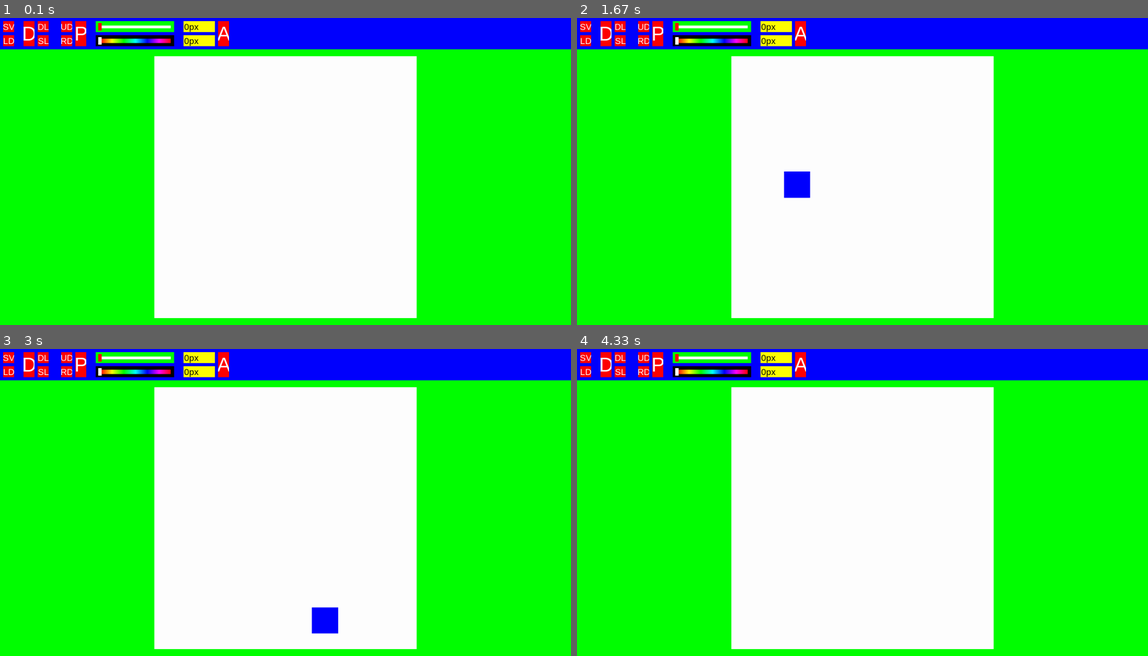
Above: before the commit, frames 1-4 (two rows, left to right).
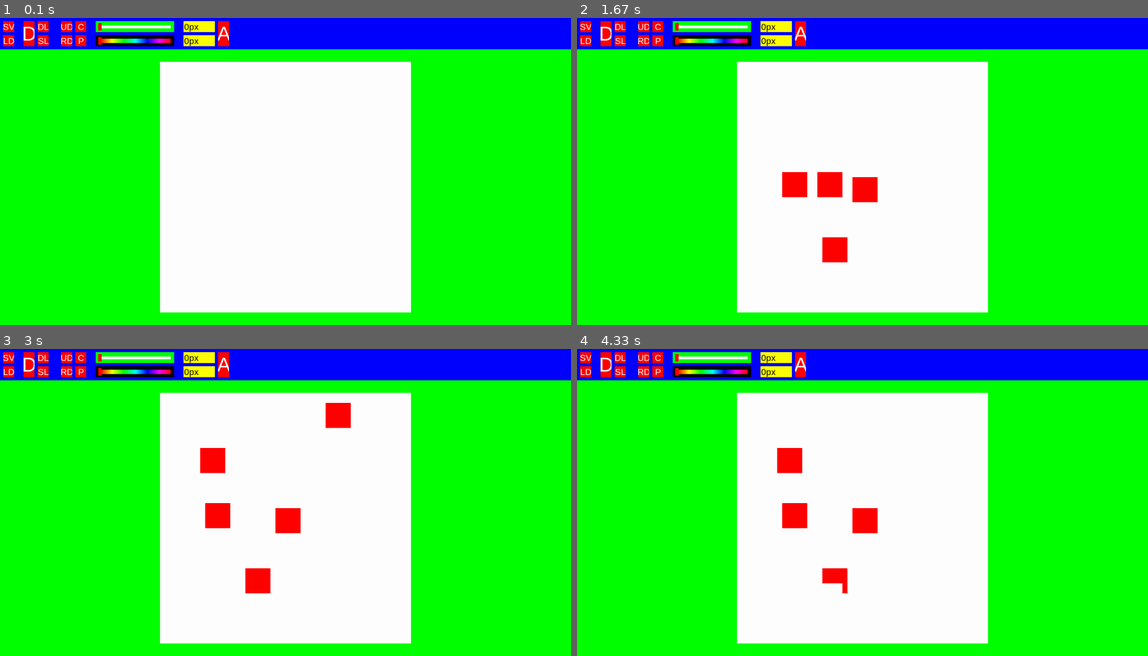
Above: after the commit, the same moments.

Repository: SimonXVB/Pixit
Game: pygame game, started from main.py
Same seed, same stepped clock (60 frames per second), same inputs: the game is played once before the commit and once after it.
Inputs (mouse positions are in pixels of both pictures, inside the frame that each line leads up to):
- Up to frame 1 (0.1 s): no input
- Up to frame 2 (1.67 s): press the mouse at (862, 192) at 0.37 s; move the mouse to (793, 183) at 0.47 s; release the mouse at (725, 174) at 0.6 s; press the mouse at (776, 39) at 0.7 s; move the mouse to (719, 100) at 0.8 s; release the mouse at (656, 162) at 0.93 s; click (833, 251) at 1.05 s; right-click (828, 186) at 1.38 s
- Up to frame 3 (3 s): click (216, 459) at 1.72 s; press the mouse at (39, 358) at 2.03 s; move the mouse to (182, 487) at 2.13 s; release the mouse at (325, 619) at 2.27 s; click (319, 395) at 2.38 s; click (336, 413) at 2.72 s
- Up to frame 4 (4.33 s): click (885, 545) at 3.05 s; click (828, 597) at 3.38 s; press the mouse at (616, 370) at 3.7 s; move the mouse to (759, 395) at 3.8 s; release the mouse at (896, 419) at 3.93 s; click (662, 388) at 4.05 s

The runs differ from the first frame. In frame 1, 3.8% of the frame differs, in the area x 13-73%, y 1-98%; in frame 2, 5.4%; in frame 3, 6.1%; in frame 4, 5.2%.

Commit message:
initial codebase logic cleanup

Diff:
--- a/Canvas/Classes/draw.py
+++ b/Canvas/Classes/draw.py
@@ -9,9 +9,9 @@
     def __init__(self, canvas: "canvas.Canvas") -> None:
         self.canvas = canvas
 
-    def get_pixel_coords(self, event) -> dict[str, int] | None:
-        GRID_X = floor((event.pos[0] - self.canvas.offset_x) / self.canvas.scale)
-        GRID_Y = floor((event.pos[1] - self.canvas.offset_y - 100) / self.canvas.scale)
+    def get_pixel_coords(self) -> dict[str, int] | None:
+        GRID_X = floor((pygame.mouse.get_pos()[0] - self.canvas.offset_x) / self.canvas.scale)
+        GRID_Y = floor((pygame.mouse.get_pos()[1] - self.canvas.offset_y - self.canvas.toolbar_height) / self.canvas.scale)
 
         if GRID_X < 0 or GRID_X > self.canvas.canvas_width: return
         if GRID_Y < 0 or GRID_Y > self.canvas.canvas_height: return
@@ -46,16 +46,16 @@
             "height": height
         }
 
-    def cursor(self, event):
-        coords = self.get_pixel_coords(event)
+    def cursor(self):
+        coords = self.get_pixel_coords()
 
         if coords:
             self.canvas.temp_surface.fill((0, 0, 0, 0))
-            pygame.draw.rect(self.canvas.temp_surface, "blue", (coords["start_x"], coords["start_y"], coords["width"], coords["height"]))
+            pygame.draw.rect(self.canvas.temp_surface, self.canvas.color, (coords["start_x"], coords["start_y"], coords["width"], coords["height"]))
             self.canvas.render_canvas()
 
-    def draw(self, event):
-        coords = self.get_pixel_coords(event)
+    def draw(self):
+        coords = self.get_pixel_coords()
 
         if coords:
             self.canvas.undo_redo.set_snapshot_rect(coords["start_x"], coords["start_y"], coords["end_x"], coords["end_y"])
@@ -63,8 +63,8 @@
             pygame.draw.rect(self.canvas.canvas_surface, self.canvas.color, (coords["start_x"], coords["start_y"], coords["width"], coords["height"]))
             self.canvas.render_canvas()
 
-    def delete(self, event):
-        coords = self.get_pixel_coords(event)
+    def delete(self):
+        coords = self.get_pixel_coords()
 
         if coords:
             self.canvas.undo_redo.set_snapshot_rect(coords["start_x"], coords["start_y"], coords["end_x"], coords["end_y"])
--- a/Canvas/Classes/pasteBox.py
+++ b/Canvas/Classes/pasteBox.py
@@ -43,41 +43,51 @@
 
         pygame.draw.rect(self.canvas.top_layer, "red", (canvas_x, canvas_y, self.canvas_copied_area.get_width(), self.canvas_copied_area.get_height()), 1)
 
-        self.top_left_node = pygame.draw.rect(self.canvas.top_layer, "red", (canvas_x,
-                                                                             canvas_y,
+        offset = (self.canvas.scale / 3) / 2
+
+        self.top_left_node = pygame.draw.rect(self.canvas.top_layer, "red", (canvas_x - offset,
+                                                                             canvas_y - offset,
                                                                              self.canvas.scale / 3,
                                                                              self.canvas.scale / 3))
 
-        self.bottom_left_node = pygame.draw.rect(self.canvas.top_layer, "red", (canvas_x,
-                                                                                (canvas_y + self.canvas_copied_area.get_height()) - (self.canvas.scale / 3),
+        self.bottom_left_node = pygame.draw.rect(self.canvas.top_layer, "red", (canvas_x - offset,
+                                                                                (canvas_y + self.canvas_copied_area.get_height()) - offset,
                                                                                 self.canvas.scale / 3,
                                                                                 self.canvas.scale / 3))
 
-        self.top_right_node = pygame.draw.rect(self.canvas.top_layer, "red", ((canvas_x + self.canvas_copied_area.get_width()) - (self.canvas.scale / 3),
-                                                                              canvas_y,
+        self.top_right_node = pygame.draw.rect(self.canvas.top_layer, "red", ((canvas_x + self.canvas_copied_area.get_width()) - offset,
+                                                                              canvas_y - offset,
                                                                               self.canvas.scale / 3,
                                                                               self.canvas.scale / 3))
 
-        self.bottom_right_node = pygame.draw.rect(self.canvas.top_layer, "red", ((canvas_x + self.canvas_copied_area.get_width()) - (self.canvas.scale / 3),
-                                                                                 (canvas_y + self.canvas_copied_area.get_height()) - (self.canvas.scale / 3),
+        self.bottom_right_node = pygame.draw.rect(self.canvas.top_layer, "red", ((canvas_x + self.canvas_copied_area.get_width()) - offset,
+                                                                                 (canvas_y + self.canvas_copied_area.get_height()) - offset,
                                                                                  self.canvas.scale / 3,
                                                                                  self.canvas.scale / 3))
 
     def collision(self):
+        assert self.top_left_node
+        assert self.bottom_left_node
+        assert self.top_right_node
+        assert self.bottom_right_node
+
         canvas_x = (self.grid_x * self.canvas.scale) + self.canvas.offset_x
-        canvas_y = (self.grid_y * self.canvas.scale) + self.canvas.offset_y
+        canvas_y = (self.grid_y * self.canvas.scale) + (self.canvas.offset_y + self.canvas.toolbar_height)
         canvas_copied_area_rect = self.canvas_copied_area.get_rect(topleft = (canvas_x, canvas_y))
 
-        if self.top_left_node and self.top_left_node.collidepoint(pygame.mouse.get_pos()):
+        pos_x = pygame.mouse.get_pos()[0]
+        pos_y = pygame.mouse.get_pos()[1] - self.canvas.toolbar_height
+
+        if self.top_left_node.collidepoint((pos_x, pos_y)):
             self.selected_node = "top_left"
             return "node"
-        elif self.bottom_left_node and self.bottom_left_node.collidepoint(pygame.mouse.get_pos()):
+        elif self.bottom_left_node.collidepoint((pos_x, pos_y)):
             self.selected_node = "bottom_left"
             return "node"
-        elif self.top_right_node and self.top_right_node.collidepoint(pygame.mouse.get_pos()):
+        elif self.top_right_node.collidepoint((pos_x, pos_y)):
             self.selected_node = "top_right"
             return "node"
-        elif self.bottom_right_node and self.bottom_right_node.collidepoint(pygame.mouse.get_pos()):
+        elif self.bottom_right_node.collidepoint((pos_x, pos_y)):
             self.selected_node = "bottom_right"
             return "node"
         elif canvas_copied_area_rect.collidepoint(pygame.mouse.get_pos()):
@@ -91,7 +101,7 @@
 
     def scale(self):
         gx = (pygame.mouse.get_pos()[0] - self.canvas.offset_x) / self.canvas.scale
-        gy = (pygame.mouse.get_pos()[1] - self.canvas.offset_y) / self.canvas.scale
+        gy = (pygame.mouse.get_pos()[1] - self.canvas.offset_y - self.canvas.toolbar_height) / self.canvas.scale
 
         new_size_x = 0
         new_size_y = 0
@@ -129,7 +139,7 @@
 
     def move(self):
         gx = floor((pygame.mouse.get_pos()[0] - self.canvas.offset_x) / self.canvas.scale) - floor(self.scaled_copied_area.get_width() / 2)
-        gy = floor((pygame.mouse.get_pos()[1] - self.canvas.offset_y) / self.canvas.scale) - floor(self.scaled_copied_area.get_height() / 2)
+        gy = floor((pygame.mouse.get_pos()[1] - self.canvas.offset_y - self.canvas.toolbar_height) / self.canvas.scale) - floor(self.scaled_copied_area.get_height() / 2)
 
         self.grid_x = gx
         self.grid_y = gy
@@ -141,6 +151,8 @@
         self.is_moving = False
 
     def commit_paste(self):
+        assert self.canvas.canvas_surface
+
         self.canvas.canvas_surface.blit(self.scaled_copied_area, (self.grid_x, self.grid_y))
 
         self.canvas.undo_redo.create_snapshot({"left": self.grid_x,
--- a/Canvas/Classes/select.py
+++ b/Canvas/Classes/select.py
@@ -10,20 +10,14 @@
     def __init__(self, canvas: "canvas.Canvas") -> None:
         self.canvas = canvas
 
-        self.start_x = None
-        self.start_y = None
+        self.start_x = 0
+        self.start_y = 0
 
     def select(self):
-        if not self.start_x or not self.start_y:
-            self.clear_select()
-
-            self.start_x = pygame.mouse.get_pos()[0]
-            self.start_y = pygame.mouse.get_pos()[1]
-
         left = floor((self.start_x - self.canvas.offset_x) / self.canvas.scale)
-        top = floor((self.start_y - self.canvas.offset_y) / self.canvas.scale)
+        top = floor((self.start_y - self.canvas.offset_y - self.canvas.toolbar_height) / self.canvas.scale)
         right = ceil((pygame.mouse.get_pos()[0] - self.canvas.offset_x) / self.canvas.scale)
-        bottom = ceil((pygame.mouse.get_pos()[1] - self.canvas.offset_y) / self.canvas.scale)
+        bottom = ceil((pygame.mouse.get_pos()[1] - self.canvas.offset_y - self.canvas.toolbar_height) / self.canvas.scale)
 
         if right < left:
             left, right = right, left
@@ -56,11 +50,14 @@
         pygame.draw.rect(self.canvas.temp_surface, (0, 98, 255, 85), (left, top, width, height))
         self.canvas.render_canvas()
 
+    def begin_select(self):
+        self.clear_select()
+
+        self.start_x = pygame.mouse.get_pos()[0]
+        self.start_y = pygame.mouse.get_pos()[1]
+
     def clear_select(self):
-        self.start_x = None
-        self.start_y = None
         self.canvas.select_coords = {}
-
         self.canvas.temp_surface.fill((0, 0, 0, 0))
         self.canvas.render_canvas()
 
--- a/Canvas/Classes/zoomPan.py
+++ b/Canvas/Classes/zoomPan.py
@@ -51,14 +51,17 @@
 
     def zoom(self, event):
         PREV_SCALE = self.canvas.scale
-        SCALE_INTERVAL = self.canvas.baseline_scale * 0.05
+        SCALE_INTERVAL = floor(self.canvas.baseline_scale * 0.05) if floor(self.canvas.baseline_scale * 0.05) > 1 else 1
+
+        print(self.canvas.scale)
 
         if event.y == 1 and self.canvas.scale <= self.canvas.baseline_scale * 10:
-            self.canvas.scale = self.canvas.scale + SCALE_INTERVAL
-        elif event.y == -1 and self.canvas.scale > self.canvas.baseline_scale * 0.1:
-            self.canvas.scale = self.canvas.scale - SCALE_INTERVAL
+            self.canvas.scale += SCALE_INTERVAL
+        elif event.y == -1 and self.canvas.scale > 1:
+            self.canvas.scale -= SCALE_INTERVAL
         else:
             return
+
 
         x = floor(pygame.mouse.get_pos()[0] - (pygame.mouse.get_pos()[0] - self.canvas.offset_x) * (self.canvas.scale / PREV_SCALE))
         y = floor(pygame.mouse.get_pos()[1] - (pygame.mouse.get_pos()[1] - self.canvas.offset_y) * (self.canvas.scale / PREV_SCALE))
@@ -71,8 +74,8 @@
         self.start_y = pygame.mouse.get_pos()[1]
 
     def pan(self):
-        x = self.canvas.offset_x + (pygame.mouse.get_pos()[0] - self.start_x)
-        y = self.canvas.offset_y + (pygame.mouse.get_pos()[1] - self.start_y)
+        x = floor(self.canvas.offset_x + (pygame.mouse.get_pos()[0] - self.start_x))
+        y = floor(self.canvas.offset_y + (pygame.mouse.get_pos()[1] - self.start_y))
 
         self.start_x = pygame.mouse.get_pos()[0]
         self.start_y = pygame.mouse.get_pos()[1]
--- a/Canvas/canvas.py
+++ b/Canvas/canvas.py
@@ -25,7 +25,7 @@
     def __init__(self, main: "Main") -> None:
         self.main = main
 
-        self.color: pygame.Color = pygame.Color(255, 255, 255, 255)
+        self.color: pygame.Color = pygame.Color((255, 0, 0, 255))
         self.bg_color = "#ffffff"
         self.pixel_size: int = 5
         self.canvas_width: int = 50
@@ -41,7 +41,7 @@
         self.top_layer = pygame.Surface(self.base_layer.get_size(), flags=pygame.SRCALPHA)
         self.top_layer.fill((0, 0, 0, 0))
 
-        self.scale = (self.base_layer.get_height() / self.canvas_height) * 0.95
+        self.scale = floor((self.base_layer.get_height() / self.canvas_height) * 0.95) if floor((self.base_layer.get_height() / self.canvas_height) * 0.95) > 1 else 1
         self.baseline_scale = self.scale
 
         self.offset_x = (self.base_layer.get_width() / 2) - ((self.canvas_width * self.scale) / 2)
@@ -59,7 +59,13 @@
 
         self.render_canvas()
 
+    def canvas_collision(self):
+        canvas_rect = self.base_layer.get_rect(topleft = (0, self.toolbar_height))
+        return canvas_rect.collidepoint(pygame.mouse.get_pos())
+
     def event_poll(self, events):
+        if not self.canvas_collision(): return
+
         for event in events:
             if event.type == pygame.MOUSEWHEEL:
                 self.zoom_pan.zoom(event)
@@ -74,45 +80,48 @@
 
     def mouse_down(self, event):
         if event.button == 1:
-                if self.main.interaction_state == "draw":
-                    self.draw.draw(event)
-                elif self.main.interaction_state == "delete":
-                    self.draw.delete(event)
-                elif self.main.interaction_state == "select":
-                    self.select.select()
-
                 if self.paste_box and self.paste_box.collision() == "node":
                     self.paste_box.begin_scale()
                 elif self.paste_box and self.paste_box.collision() == "copied_area":
                     self.paste_box.begin_move()
-
-                if self.paste_box:
-                    self.paste_box.commit_paste()
+                else:
+                    if self.main.interaction_state == "draw":
+                        self.draw.draw()
+                    elif self.main.interaction_state == "delete":
+                        self.draw.delete()
+                    elif self.main.interaction_state == "select":
+                        self.select.begin_select()
+
+                    if self.paste_box:
+                        self.paste_box.commit_paste()
         elif event.button == 2:
             self.zoom_pan.begin_pan()
         elif event.button == 3:
-            self.draw.delete(event)
+            self.draw.delete()
 
     def mouse_motion(self, event):
         if event.buttons == (1, 0, 0):
-            if self.main.interaction_state == "draw":
-                self.draw.cursor(event)
-                self.draw.draw(event)
-            elif self.main.interaction_state == "delete":
-                self.draw.cursor(event)
-                self.draw.delete(event)
-            elif self.main.interaction_state == "select":
-                self.select.select()
-
             if self.paste_box and self.paste_box.is_scaling:
                 self.paste_box.scale()
             elif self.paste_box and self.paste_box.is_moving:
                 self.paste_box.move()
+            else:
+                if self.main.interaction_state == "draw":
+                    self.draw.cursor()
+                    self.draw.draw()
+                elif self.main.interaction_state == "delete":
+                    self.draw.cursor()
+                    self.draw.delete()
+                elif self.main.interaction_state == "select":
+                    self.select.select()
         elif event.buttons == (0, 1, 0):
             self.zoom_pan.pan()
         elif event.buttons == (0, 0, 1):
-            self.draw.cursor(event)
-            self.draw.delete(event)
+            self.draw.cursor()
+            self.draw.delete()
+
+        if self.main.interaction_state == "draw" or self.main.interaction_state == "delete":
+            self.draw.cursor()
 
     def mouse_up(self):
         self.undo_redo.create_snapshot()
@@ -150,7 +159,7 @@
 
         self.canvas_surface = new_canvas
 
-        self.scale = (self.base_layer.get_height() / self.canvas_height) * 0.95
+        self.scale = floor((self.base_layer.get_height() / self.canvas_height) * 0.95) if floor((self.base_layer.get_height() / self.canvas_height) * 0.95) > 1 else 1
         self.baseline_scale = self.scale
 
         self.offset_x = (self.base_layer.get_width() / 2) - ((self.canvas_width * self.scale) / 2)
--- a/Toolbar/Classes/color_picker.py
+++ b/Toolbar/Classes/color_picker.py
@@ -9,7 +9,6 @@
     def __init__(self, toolbar: "Toolbar", width: int, height: int, pos_x: int, pos_y: int, event: "Callable[[], None]") -> None:
         self.toolbar = toolbar
 
-
         self.width = width
         self.height = height
         self.pos_x = pos_x
@@ -17,7 +16,7 @@
         self.event = event
 
         self.value: float = 0
-        self.color: "pygame.Color" = pygame.Color(255, 255, 255, 255)
+        self.color: "pygame.Color" = pygame.Color((255, 0, 0, 255))
         self.is_moving: bool = False
 
         self.color_picker: pygame.Surface = pygame.Surface((self.width, self.height))
--- a/Toolbar/toolbar.py
+++ b/Toolbar/toolbar.py
@@ -25,7 +25,8 @@
             "Select": Button(self, 35, 35, 120, 55, "SL", lambda: self.main.set_interaction_state("select")),
             "Undo": Button(self, 35, 35, 195, 10, "UD", lambda: self.canvas.undo_redo.undo()),
             "Redo": Button(self, 35, 35, 195, 55, "RD", lambda: self.canvas.undo_redo.redo()),
-            "Paste": Button(self, 35, 80, 240, 10, "P", lambda: self.canvas.select.paste()),
+            "Copy": Button(self, 35, 35, 240, 10, "C", lambda: self.canvas.select.copy()),
+            "Paste": Button(self, 35, 35, 240, 55, "P", lambda: self.canvas.select.paste()),
             "Apply": Button(self, 35, 80, 695, 10, "A", lambda: self.canvas.set_canvas_size(self.x_input.get_value(), self.y_input.get_value())),
         }
 
@@ -41,7 +42,15 @@
         assert self.toolbar_surface
         self.main.window.blit(self.toolbar_surface, (0, 0))
 
+    def toolbar_collision(self):
+        assert self.toolbar_surface
+
+        toolbar_rect = self.toolbar_surface.get_rect(topleft = (0, 0))
+        return toolbar_rect.collidepoint(pygame.mouse.get_pos())
+
     def event_poll(self, events):
+        if not self.toolbar_collision(): return
+
         for event in events:
             if event.type == pygame.MOUSEBUTTONDOWN:
                 for element in self.buttons.values():
--- a/main.py
+++ b/main.py
@@ -38,6 +38,8 @@
         self.canvas.pixel_size = new_size
 
     def set_color(self, color: pygame.Color):
+        print(color)
+
         self.canvas.color = color
 
     def event_loop(self):
